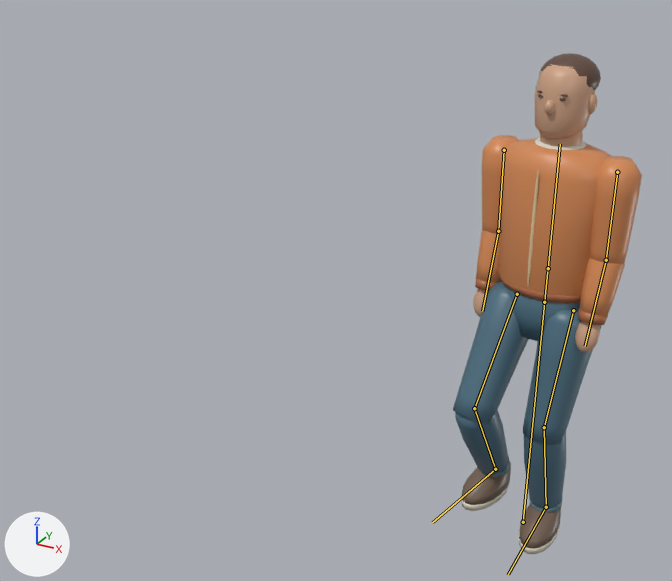
Two versions of the FBX model unity/HarborWatch/Assets/HarborWatch/Resources/HarborWalker.fbx, one commit apart.
One viewpoint serves both versions: a camera (50 mm lens) standing at (1.75, -3.85, 2.22) and looking at (0.19, -1.01, 0.8). Arrows for +X, +Y and +Z are at lower left; the lights stay in place. The older version comes first. Both versions are drawn at frame 407 of the action 'Scene'; the numbers are the values there. The bones that change, and the others that lie on the model, are drawn over the model as lines.

The first picture shows 'Commuter'.
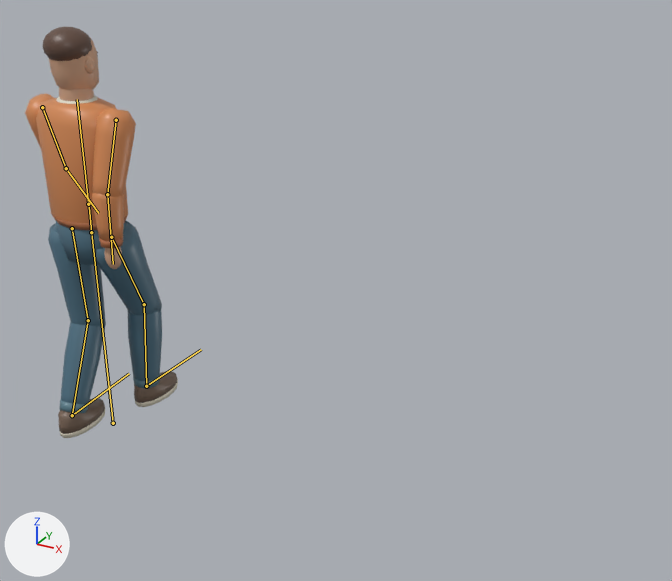
Where the change shows, as pixel boxes (x1, y1, x2, y2) in the pictures (672 x 581 px):
'Commuter', posed (19% narrower, 18% shorter)
    before: (453, 53, 642, 554)
    after: (25, 27, 178, 438)
bone 'RigRoot', root to tip
    before: (523, 522) to (544, 302)
    after: (113, 423) to (91, 232)
bone 'Hips', root to tip
    before: (544, 302) to (547, 271)
    after: (91, 232) to (89, 206)
bone 'Chest', root to tip
    before: (548, 268) to (560, 144)
    after: (88, 204) to (77, 99)
bone 'UpperArm.L', root to tip
    before: (617, 172) to (606, 260)
    after: (42, 107) to (66, 168)
bone 'UpperArm.R', root to tip
    before: (504, 150) to (498, 231)
    after: (116, 120) to (107, 194)
bone 'Thigh.L', root to tip
    before: (573, 310) to (544, 427)
    after: (72, 228) to (88, 320)
bone 'Shin.L', root to tip
    before: (544, 427) to (546, 507)
    after: (88, 320) to (72, 415)
bone 'Foot.L', root to tip
    before: (546, 507) to (508, 574)
    after: (72, 415) to (129, 373)
bone 'Thigh.R', root to tip
    before: (517, 294) to (474, 408)
    after: (111, 237) to (144, 304)
bone 'Shin.R', root to tip
    before: (474, 408) to (495, 469)
    after: (144, 304) to (146, 386)
bone 'Foot.R', root to tip
    before: (495, 469) to (432, 522)
    after: (146, 386) to (201, 349)

What the commit changed:
Bone 'RigRoot' (bone_rigroot) moves from (0.976, -0.027, 0.944) to (-0.901, -0.044, 1.132).
Bone 'Hips' (bone_hips) turns from (0, 169, 0) to (0, 0, 0) degrees about its own x, y and z.
Bone 'Chest' (bone_chest) turns from (0, 0, 0) to (0, -3, 0) degrees about its own x, y and z.
Bone 'UpperArm.L' (bone_upperarm_l) turns from (1, 0, 0) to (17, 0, 0) degrees about its own x, y and z.
Bone 'UpperArm.R' (bone_upperarm_r) turns from (-1, 0, 0) to (-17, 0, 0) degrees about its own x, y and z.
Bone 'Thigh.L' (bone_thigh_l) turns from (14, 0, -2) to (0, 0, -3) degrees about its own x, y and z.
Bone 'Shin.L' (bone_shin_l) turns from (-29, 0, 0) to (-26, -1, 0) degrees about its own x, y and z.
Bone 'Foot.L' (bone_foot_l) turns from (15, -1, 11) to (26, 1, 5) degrees about its own x, y and z.
Bone 'Thigh.R' (bone_thigh_r) turns from (31, 0, -1) to (26, -1, 3) degrees about its own x, y and z.
Bone 'Shin.R' (bone_shin_r) turns from (-60, -1, 0) to (-26, 1, 0) degrees about its own x, y and z.
Bone 'Foot.R' (bone_foot_r) turns from (29, 1, 0) to (1, -3, 0) degrees about its own x, y and z.
